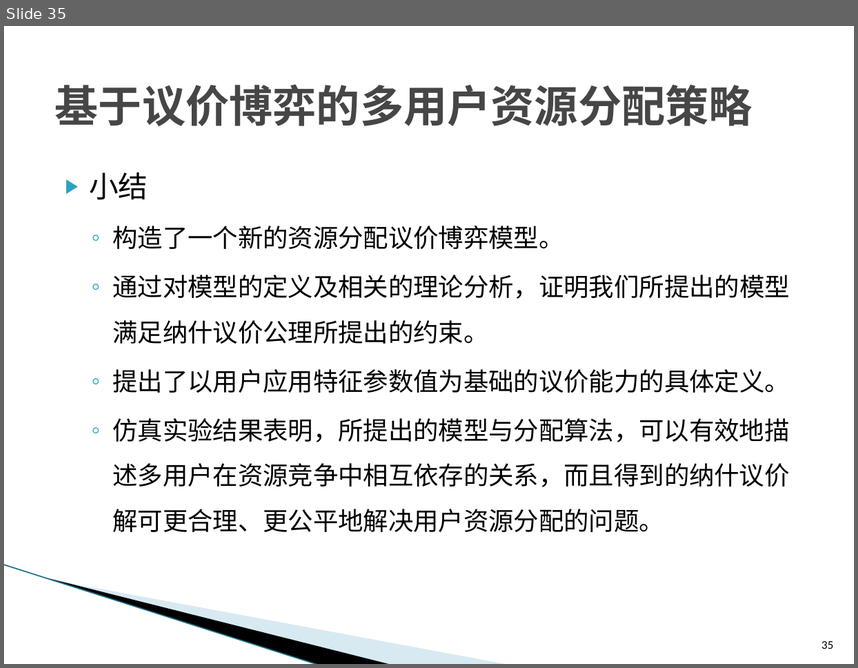
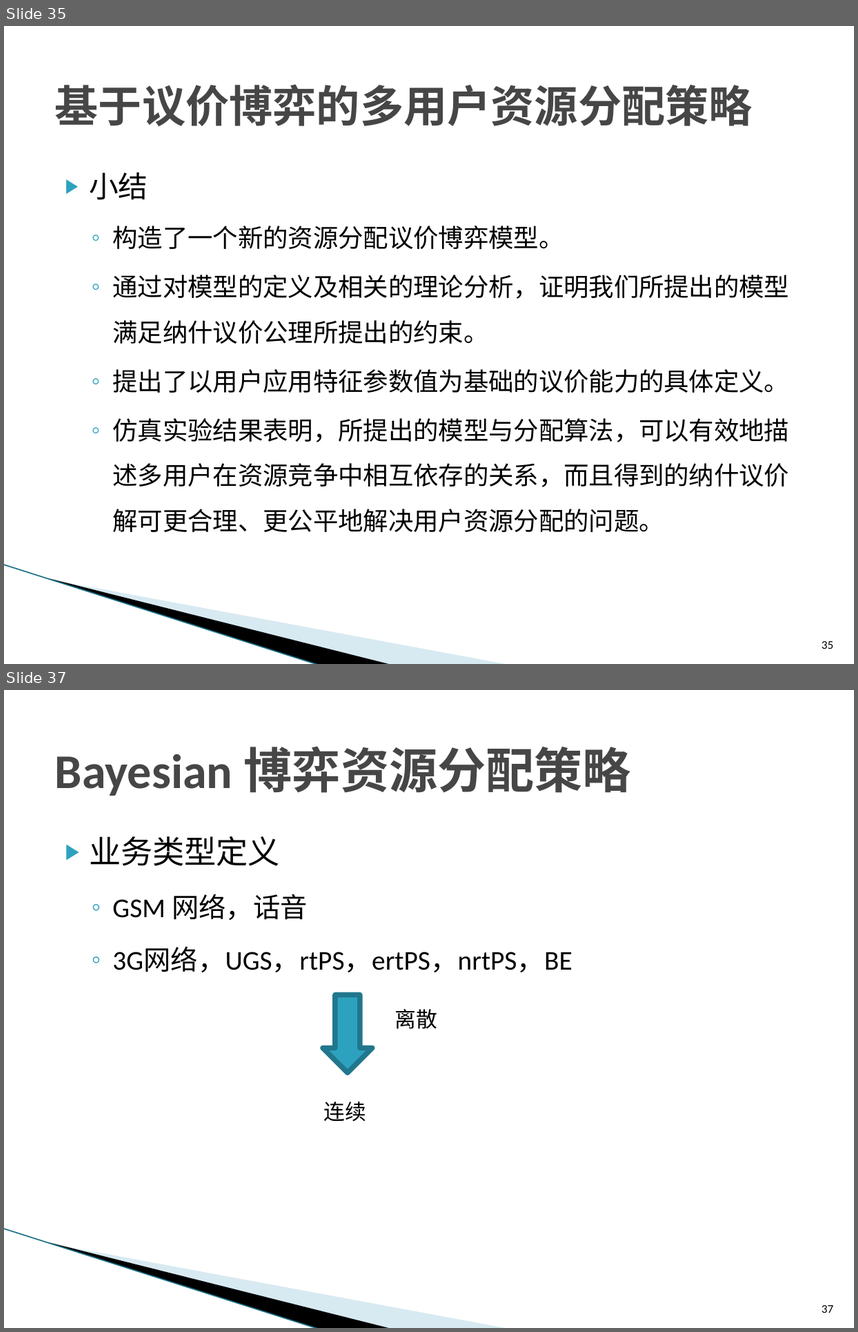
Before and after one commit to ZhiweiYAN/yzw_thesis, a slide deck: defense_phd.pptx. Shown one above the other, each under a label of ours: slide 35 before the commit, slides 35 and 37 after it; the slides between them are not shown. The pictures are 858x668 and 858x1332 pixels, drawn with LibreOffice and Linux fonts; fonts in the diff are those of the drawing; background and template pictures are left out. Boxes give left, top, right and bottom in pixels: in the first picture for what was removed or moved away, otherwise in the second. Text is boxed around its words. In the diff, an @@ line names an element or a change of style, - is before the commit and + after.

Commit message:
bayesian end

```diff
--- a/defense_phd.pptx
+++ b/defense_phd.pptx
@@ slide 37 added at [4, 690, 854, 1328], background #FFFFFF; not listed: 3 template elements that a slide beside it also shows @@
@@ title added at [55, 746, 631, 796], 41 pt, text #464646, bold @@
+Bayesian 博弈资源分配策略
@@ text added at [89, 836, 572, 972], 23 pt, text #000000 @@
+▶ 业务类型定义
+  ◦ GSM 网络，话音
+  ◦ 3G网络，UGS，rtPS，ertPS，nrtPS，BE
@@ down arrow added at [323, 994, 372, 1072], fill #2DA2BF, outline #21788D 4.33 pt @@
@@ text added at [395, 1009, 438, 1029], 18 pt, text #000000 @@
+离散
@@ text added at [324, 1101, 367, 1121], 18 pt, text #000000 @@
+连续
@@ page number added at [822, 1305, 833, 1312], 10 pt, text #000000 @@
+37
```
Also in this commit, not shown: 5 slides changed, 20 other slides added.
